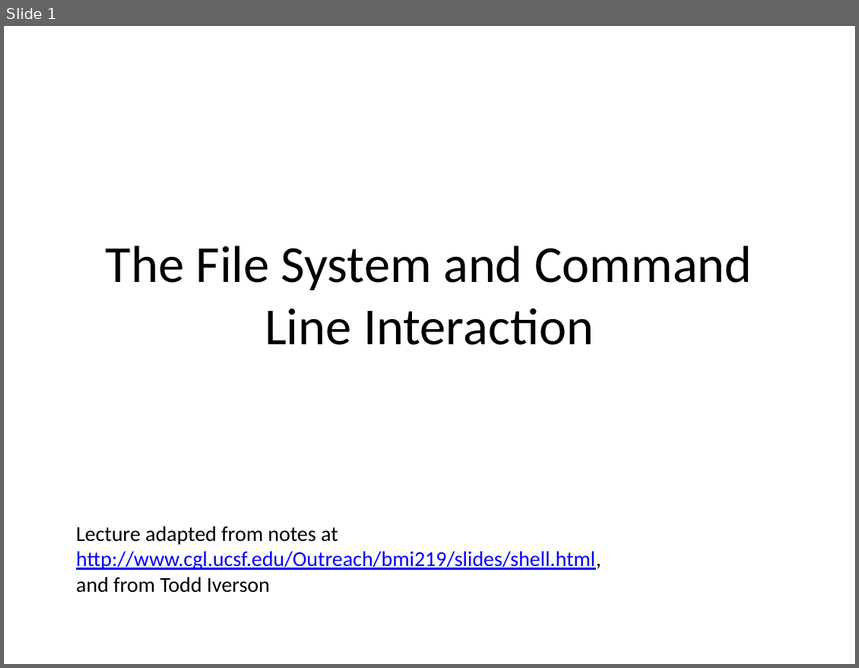
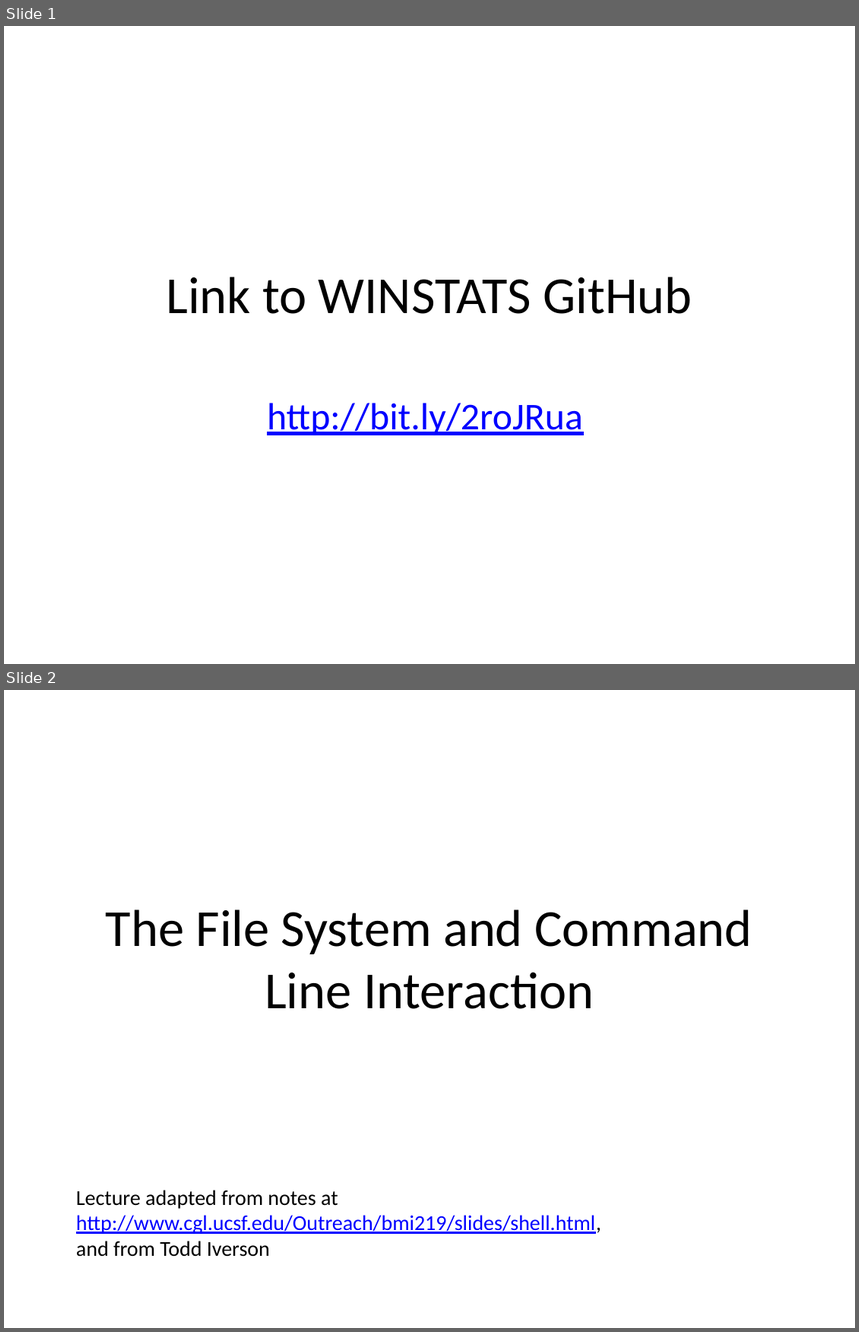
Before and after one commit to WINSTATS-REU/Materials, a slide deck: GitMaterials/1-CommandLineInteraction.pptx. Shown one above the other, each under a label of ours: slide 1 before the commit, slides 1 and 2 after it. The pictures are 859x668 and 859x1332 pixels, drawn with LibreOffice and Linux fonts; fonts in the diff are those of the drawing. Boxes give left, top, right and bottom in pixels: in the first picture for what was removed or moved away, otherwise in the second. Text is boxed around its words. In the diff, an @@ line names an element or a change of style, - is before the commit and + after.

```diff
--- a/GitMaterials/1-CommandLineInteraction.pptx
+++ b/GitMaterials/1-CommandLineInteraction.pptx
@@ slide 1 added at (4,26,855,664), background #FFFFFF @@
@@ title added at (166,277,692,314), 44 pt, text #000000 @@
+Link to WINSTATS GitHub
@@ subtitle added at (267,403,583,436), 32 pt, text #0000FF, underline @@
+http://bit.ly/2roJRua
@@ what was slide 1 is now slide 2 @@
```
Also in this commit, not shown: 2 slides changed.
